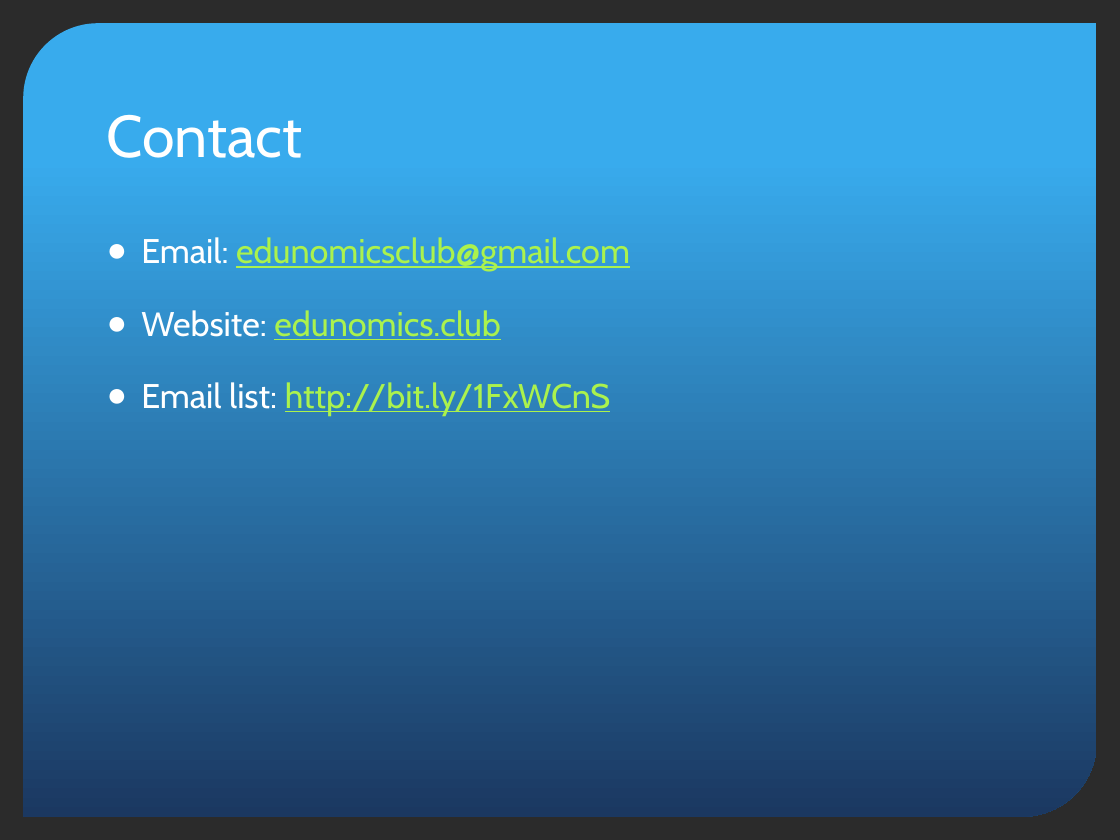
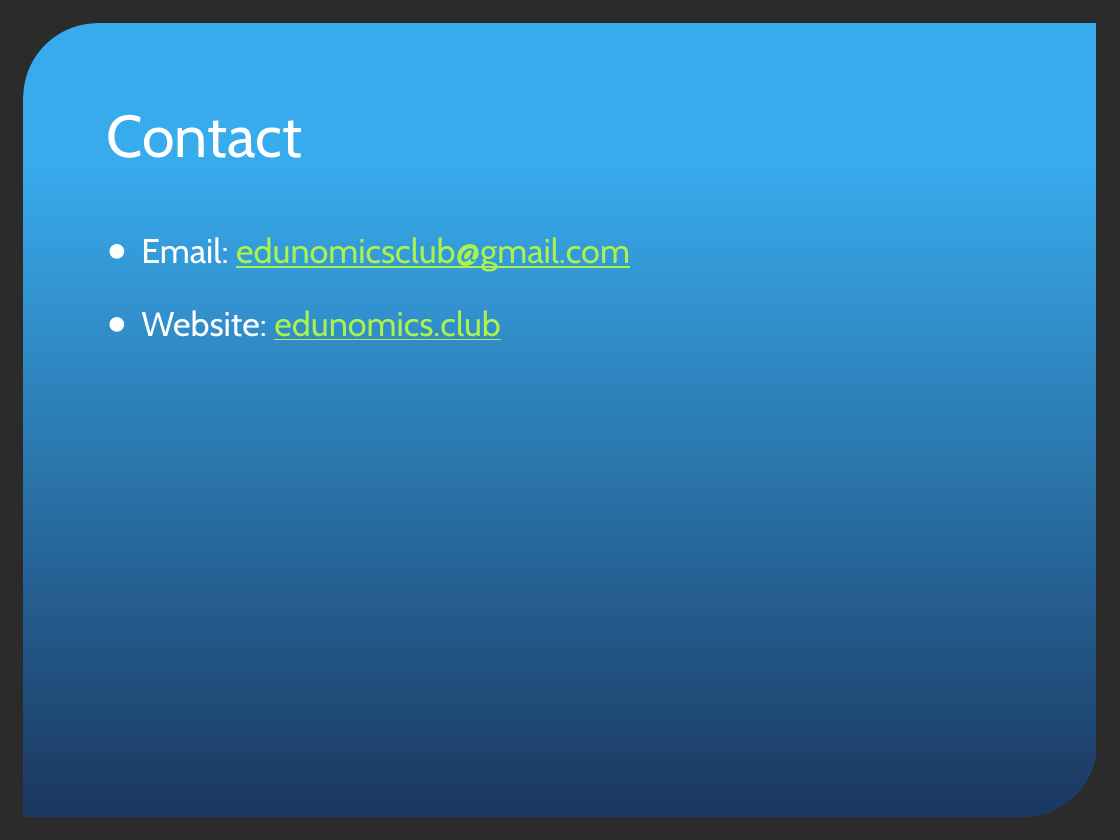
Before and after one commit to Edu-nomics/edu-nomics.github.io, a slide deck: slide 13 of lectures/Lesson-3.pptx. Drawn at 1120x840 pixels with LibreOffice and Linux fonts; fonts in the diff are those of the drawing; background and template pictures are left out; a plain dark background stands for a picture behind light text. Boxes give left, top, right and bottom in pixels: in the first picture for what was removed or moved away, otherwise in the second. Text is boxed around its words. In the diff, an @@ line names an element or a change of style, - is before the commit and + after.

Commit message:
fix lectures

```diff
--- a/lectures/Lesson-3.pptx
+++ b/lectures/Lesson-3.pptx
@@ text at (141, 382, 611, 416): paragraph removed @@
-● Email list: http://bit.ly/1FxWCnS
```
Also in this commit, not shown: 3 other files.
